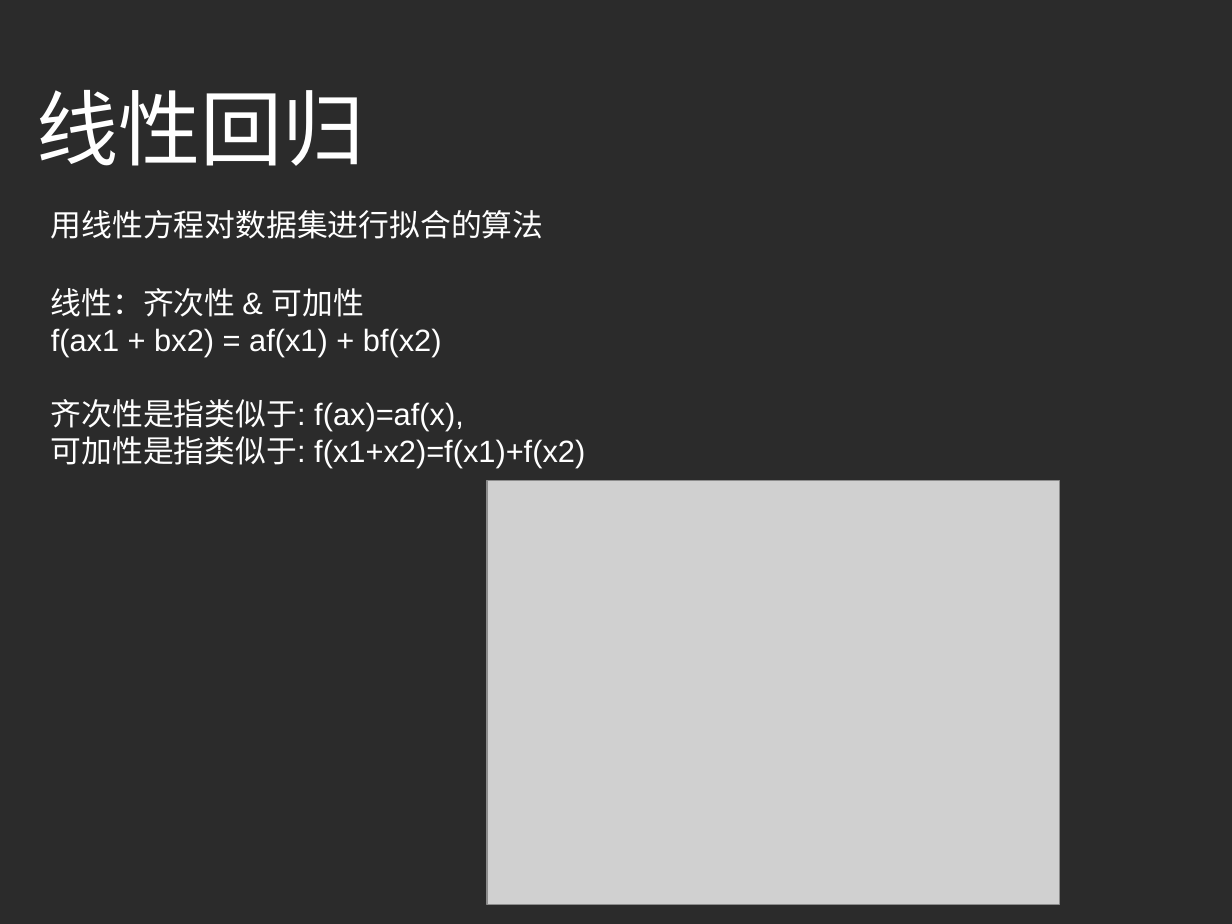
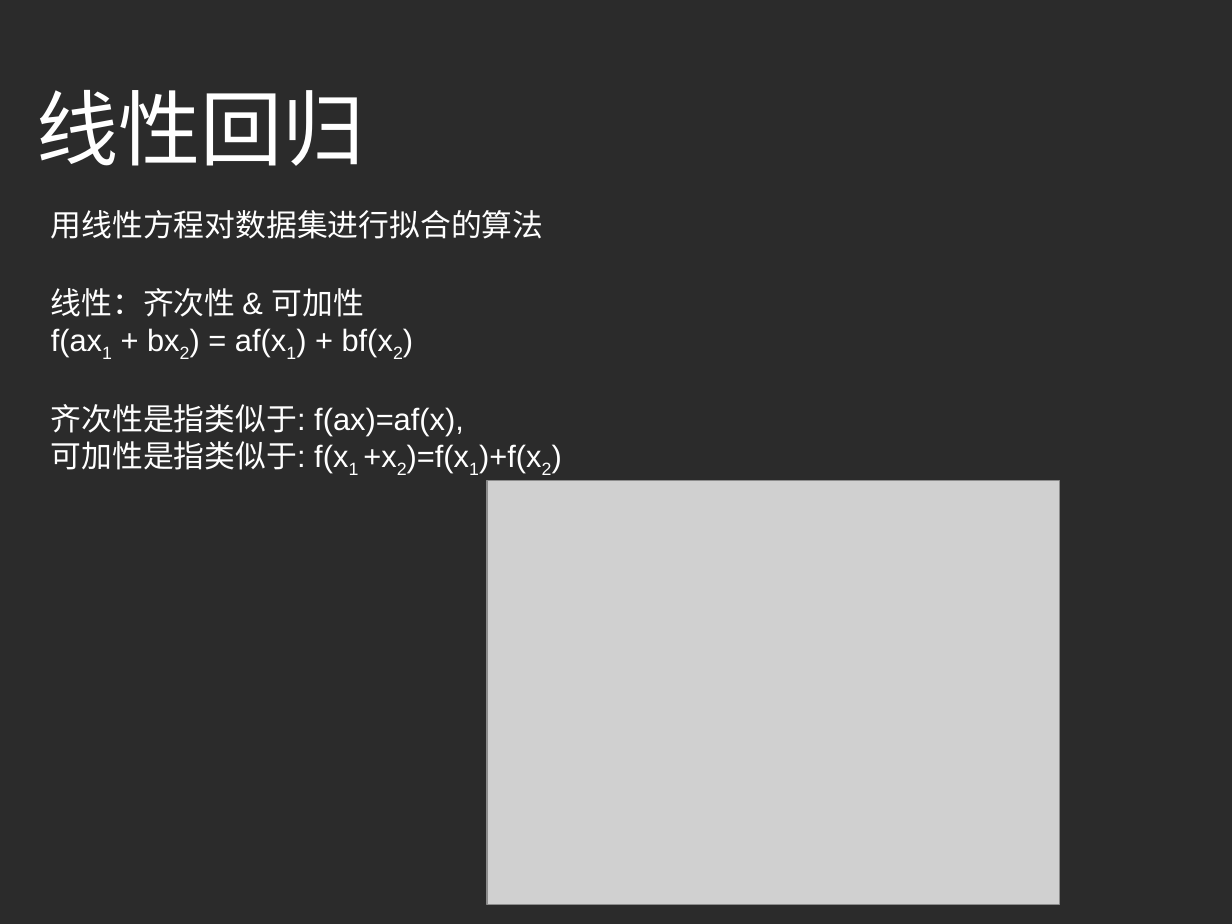
Before and after one commit to ouriris/ml-course, a slide deck: slide 3 of chapter.2/ppt/Liner regression.pptx. Drawn at 1232x924 pixels with LibreOffice and Linux fonts; fonts in the diff are those of the drawing; grey boxes stand for pictures; background and template pictures are left out; a plain dark background stands for a picture behind light text. Boxes give left, top, right and bottom in pixels: in the first picture for what was removed or moved away, otherwise in the second. Text is boxed around its words. In the diff, an @@ line names an element or a change of style, - is before the commit and + after.

```diff
--- a/chapter.2/ppt/Liner regression.pptx
+++ b/chapter.2/ppt/Liner regression.pptx
@@ text at bbox=[51, 328, 393, 357]: now subscript in "f(ax1 bx2) af(x1) bf(x2)" @@
@@ text at bbox=[51, 404, 541, 473]: spaces changed @@
-齐次性是指类似于: f(ax)=af(x),
-可加性是指类似于: f(x1+x2)=f(x1)+f(x2)
+齐次性是指类似于: f(ax)=af(x),
+可加性是指类似于: f(x1 +x2)=f(x1)+f(x2)
```
Also in this commit, not shown: 2 other slides changed, 1 slide added.
